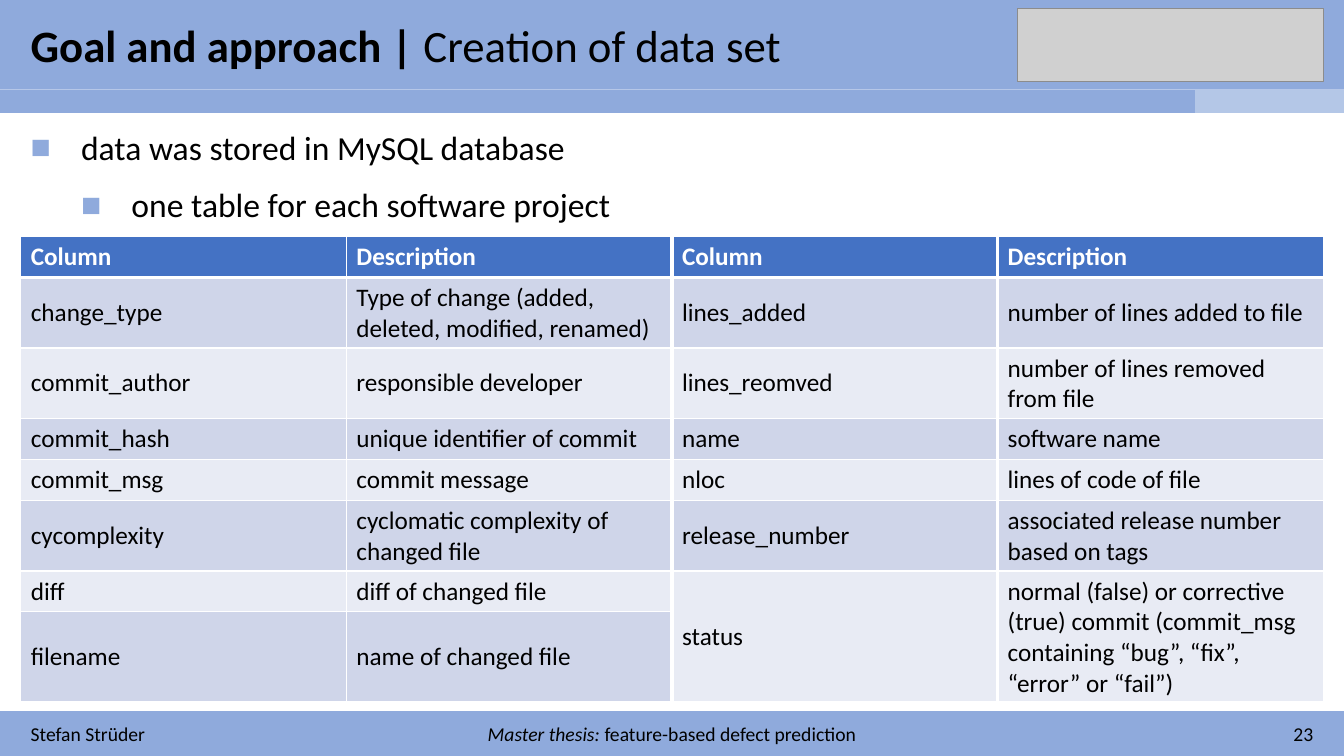
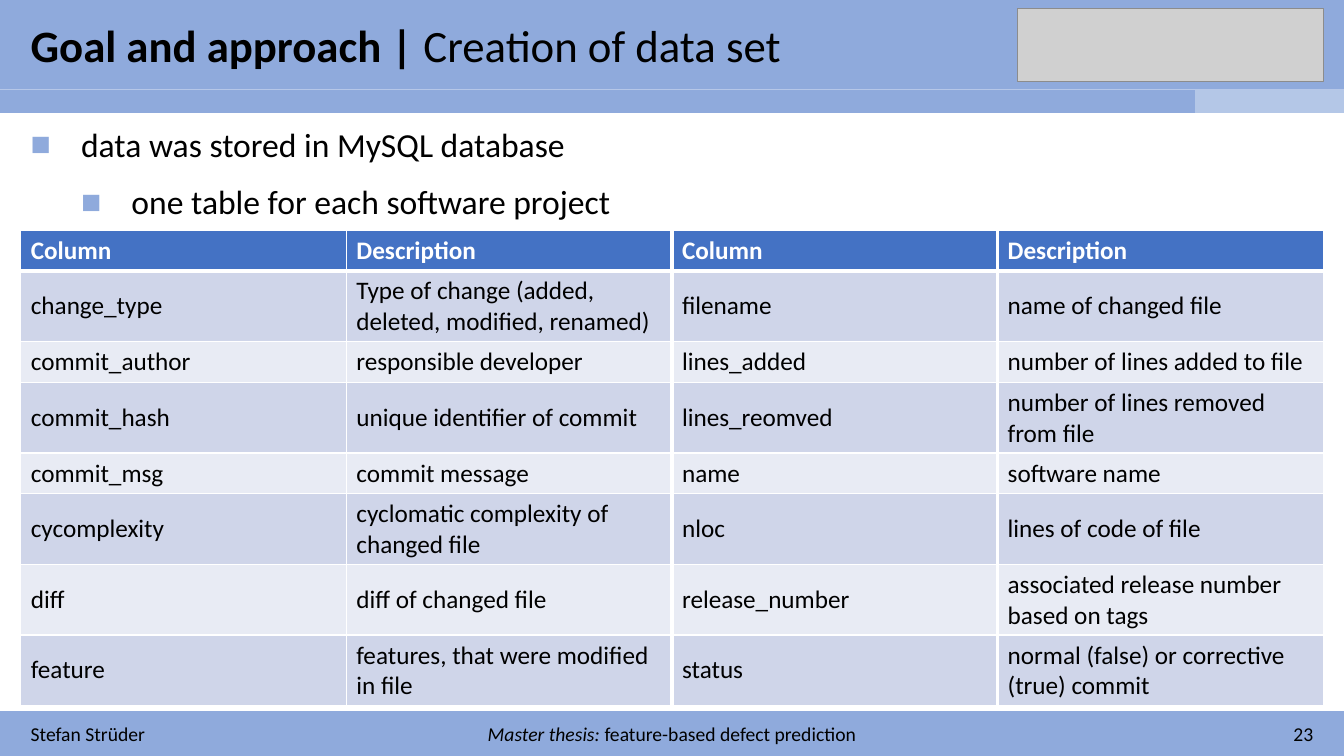
Before and after one commit to stefanstrueder/MA_Strueder, a slide deck: slide 29 of Einführungspräsentation/Introduction.pptx. Drawn at 1344x756 pixels with LibreOffice and Linux fonts; fonts in the diff are those of the drawing; grey boxes stand for pictures. Boxes give left, top, right and bottom in pixels: in the first picture for what was removed or moved away, otherwise in the second. Text is boxed around its words. In the diff, an @@ line names an element or a change of style, - is before the commit and + after.

```diff
--- a/Einführungspräsentation/Introduction.pptx
+++ b/Einführungspräsentation/Introduction.pptx
@@ table at [21, 230, 1324, 706] @@
-row 2, column 3: lines_added
+row 2, column 3: filename
-row 2, column 4: number of lines added to file
+row 2, column 4: name of changed file
-row 3, column 3: lines_reomved
+row 3, column 3: lines_added
-row 3, column 4: number of lines removed from file
+row 3, column 4: number of lines added to file
-row 4, column 3: name
+row 4, column 3: lines_reomved
-row 4, column 4: software name
+row 4, column 4: number of lines removed from file
-row 5, column 3: nloc
+row 5, column 3: name
-row 5, column 4: lines of code of file
+row 5, column 4: software name
-row 6, column 3: release_number
+row 6, column 3: nloc
-row 6, column 4: associated release number based on tags
+row 6, column 4: lines of code of file
-row 7, column 3: status
+row 7, column 3: release_number
-row 7, column 4: normal (false) or corrective (true) commit (commit_msg containing “bug”, “fix”, “error” or “fail”)
+row 7, column 4: associated release number based on tags
-row 8: filename | name of changed file |  | 
+row 8: feature | features, that were modified in file | status | normal (false) or corrective (true) commit
@@ table: place and size @@
-table at [21, 237, 1324, 703]
+table at [21, 230, 1324, 706]
```
Also in this commit, not shown: 2 other slides changed, 12 other files.
